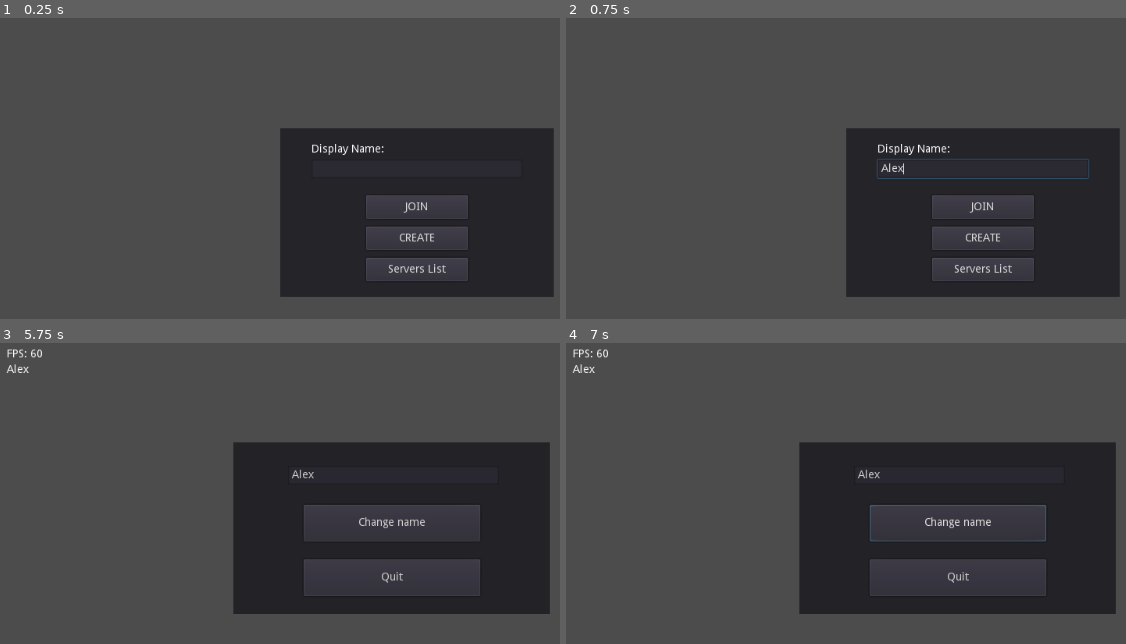
Above: before the commit, frames 1-4 (two rows, left to right).
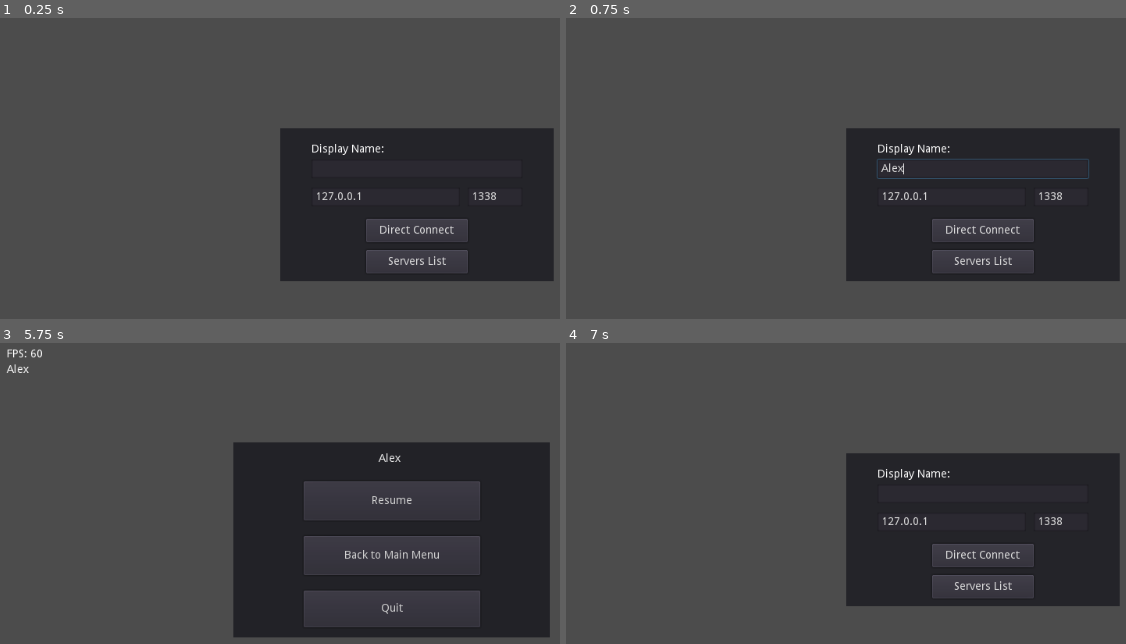
Above: after the commit, the same moments.

Repository: shryder/EpicHorrorGame
Game: Godot game, scene res://Scenes/GUI/MainMenu.tscn
The game is run twice, just before and just after one commit, with the same random seed, the same clock (stepped at 60 frames per second) and the same inputs.
Inputs (mouse positions are in pixels of both pictures, inside the frame that each line leads up to):
- Up to frame 1 (0.25 s): no input
- Up to frame 2 (0.75 s): click (980, 168) at 0.52 s; type "Alex" at 0.6 s
- Up to frame 3 (5.75 s): click "JOIN" (after the commit: "Direct Connect") at 1.25 s; tap Enter at 2 s; move the mouse to (442, 571) at 2.02 s; hold Shift (move_sprint) 2.03-2.78 s; hold Z (move_forward) from 2.03 s (still down); tap Space (move_jump) at 2.27, 3.02, 4.52, 5.27 s; tap R (restart) every 0.75 s from 2.75 to 5 s; move the mouse to (358, 577) at 2.77 s; tap Shift (move_sprint) at 2.85, 4.35 s; move the mouse to (420, 565) at 3.52 s; hold Shift (move_sprint) 3.53-4.28 s; move the mouse to (386, 583) at 4.27 s; move the mouse to (459, 580) at 5.02 s; hold Shift (move_sprint) from 5.03 s (still down); tap Escape (ui_cancel) at 5.65 s
- Up to frame 4 (7 s): release Z (move_forward) at 5.75 s; release Shift (move_sprint) at 5.75 s; click (958, 523) at 5.75 s, where only the run before the commit has a clickable "Change name"; click (958, 556) at 6.5 s, where only the run after the commit has a clickable "Back to Main Menu"

The runs differ from the first frame. In frame 1, 5.0% of the frame differs, in the area x 50-99%, y 57-93%; in frame 2, 5.0%; in frame 3, 10%; in frame 4, 12%, in the area x 1-99%, y 1-91%.

Commit message:
Cleaned code and separated some scenes and watnot

Diff:
--- a/Root.gd
+++ b/Root.gd
@@ -33,11 +33,6 @@
 	get_tree().change_scene("res://Scenes/GUI/MainMenu.tscn");
 
 func _process(delta):
-	$IngameHUD/FPSCounter.text = "FPS: " + str(Engine.get_frames_per_second());
-
-	if(Input.is_action_just_pressed("ui_cancel")):
-		toggleEscMenu();
-
 	if(Input.is_action_just_pressed("restart")):
 		get_tree().reload_current_scene();
 
@@ -130,23 +125,4 @@
 	players.erase(client_id);
 
 	# Delete player node
-	get_tree().get_node('/root/Root/World/Players/' + str(client_id)).free_queue();
-
-func toggleEscMenu():
-	if (!EscMenu.enabled or !(EscMenu.node is Node)):
-		Input.set_mouse_mode(Input.MOUSE_MODE_VISIBLE);
-
-		# Load and insert the Esc Scene if not available
-		if(!(EscMenu.node is Node)):
-			var menu_node = preload("res://Scenes/GUI/EscMenu.tscn").instance();
-			menu_node.set_name('EscMenu');
-			get_node('/root/Root').add_child(menu_node);
-			EscMenu.node = menu_node;
-
-		EscMenu.node.show();
-		EscMenu.enabled = true;
-	else:
-		Input.set_mouse_mode(Input.MOUSE_MODE_CAPTURED);
-
-		EscMenu.node.hide();
-		EscMenu.enabled = false;
+	get_tree().get_root().get_node('/root/Root/World/Players/' + str(client_id)).queue_free();
--- a/Root.tscn
+++ b/Root.tscn
@@ -1,9 +1,13 @@
-[gd_scene load_steps=3 format=2]
+[gd_scene load_steps=4 format=2]
 
 [ext_resource path="res://Root.gd" type="Script" id=1]
 [ext_resource path="res://Scenes/GUI/IngameHUD.tscn" type="PackedScene" id=2]
+[ext_resource path="res://Scenes/GUI/EscMenu.tscn" type="PackedScene" id=3]
 
 [node name="Root" type="Spatial"]
 script = ExtResource( 1 )
 
 [node name="IngameHUD" parent="." instance=ExtResource( 2 )]
+
+[node name="EscMenu" parent="." instance=ExtResource( 3 )]
+visible = false
--- a/Scenes/GUI/EscMenu.gd
+++ b/Scenes/GUI/EscMenu.gd
@@ -1,15 +1,30 @@
 extends Control
 
-signal displayname_changed;
+func _ready():
+	$Panel/Playername.text = $'/root/PlayerInfo'.player.display_name;
+	pass
 
-func _ready():
-	$Panel/DisplayName.text = $"/root/PlayerInfo".player.display_name;
+func _on_ResumeGame_pressed():
+	hide();
+
+func _on_BackToMainMenu_pressed():
+	get_tree().set_network_peer(null);
+	get_tree().change_scene("res://Scenes/GUI/MainMenu.tscn");
 
 func _on_QuitButton_pressed():
 	# TODO: Send network message
 	get_tree().set_network_peer(null);
 	get_tree().quit();
 
-func _on_ChangeName_pressed():
-	$"/root/PlayerInfo".player.display_name = $Panel/DisplayName.text;
-	emit_signal("displayname_changed", $Panel/DisplayName.text);
+func _input(event):
+	if event is InputEventKey:
+		if(event.is_action_pressed("ui_cancel")):
+			toggle();
+
+func toggle():
+	if is_visible():
+		Input.set_mouse_mode(Input.MOUSE_MODE_CAPTURED);
+		hide();
+	else:
+		Input.set_mouse_mode(Input.MOUSE_MODE_VISIBLE);
+		show();
--- a/Scenes/GUI/EscMenu.tscn
+++ b/Scenes/GUI/EscMenu.tscn
@@ -18,29 +18,38 @@
 margin_left = 300.0
 margin_top = 130.0
 margin_right = 705.0
-margin_bottom = 350.0
-
-[node name="DisplayName" type="LineEdit" parent="Panel"]
-margin_left = 70.0
-margin_top = 30.0
-margin_right = 340.0
-margin_bottom = 54.0
-caret_blink = true
-
-[node name="ChangeName" type="Button" parent="Panel"]
-margin_left = 90.0
-margin_top = 80.0
-margin_right = 316.0
-margin_bottom = 127.0
-text = "Change name"
+margin_bottom = 380.0
 
 [node name="QuitButton" type="Button" parent="Panel"]
 margin_left = 90.0
-margin_top = 150.0
+margin_top = 190.0
 margin_right = 316.0
-margin_bottom = 197.0
+margin_bottom = 237.0
 text = "Quit"
 
-[connection signal="text_changed" from="Panel/DisplayName" to="." method="_on_DisplayName_text_changed"]
-[connection signal="pressed" from="Panel/ChangeName" to="." method="_on_ChangeName_pressed"]
+[node name="BackToMainMenu" type="Button" parent="Panel"]
+margin_left = 90.0
+margin_top = 120.0
+margin_right = 316.0
+margin_bottom = 170.0
+text = "Back to Main Menu"
+
+[node name="ResumeGame" type="Button" parent="Panel"]
+margin_left = 90.0
+margin_top = 50.0
+margin_right = 316.0
+margin_bottom = 100.0
+text = "Resume"
+
+[node name="Playername" type="Label" parent="Panel"]
+margin_left = 160.0
+margin_top = 14.0
+margin_right = 241.0
+margin_bottom = 28.0
+text = "Player Name"
+align = 1
+valign = 1
+
 [connection signal="pressed" from="Panel/QuitButton" to="." method="_on_QuitButton_pressed"]
+[connection signal="pressed" from="Panel/BackToMainMenu" to="." method="_on_BackToMainMenu_pressed"]
+[connection signal="pressed" from="Panel/ResumeGame" to="." method="_on_ResumeGame_pressed"]
--- a/Scenes/GUI/IngameHUD.gd
+++ b/Scenes/GUI/IngameHUD.gd
@@ -2,3 +2,4 @@
 
 func _process(delta):
 	$DisplayName.text = $'/root/PlayerInfo'.player.display_name;
+	$FPSCounter.text = "FPS: " + str(Engine.get_frames_per_second());
--- a/Scenes/GUI/MainMenu.gd
+++ b/Scenes/GUI/MainMenu.gd
@@ -15,7 +15,7 @@
 
 func _on_Join_pressed():
 	var peer = NetworkedMultiplayerENet.new();
-	peer.create_client(SERVER_IP, SERVER_PORT);
+	peer.create_client($Panel/ServerIP.text, int($Panel/ServerPort.text));
 	get_tree().set_network_peer(peer);
 	get_tree().set_meta("network_peer", peer);
 	get_tree().change_scene("res://Root.tscn");
--- a/Scenes/GUI/MainMenu.tscn
+++ b/Scenes/GUI/MainMenu.tscn
@@ -14,7 +14,7 @@
 margin_left = 360.0
 margin_top = 144.0
 margin_right = 710.0
-margin_bottom = 360.0
+margin_bottom = 340.0
 
 [node name="DisplayNameLabel" type="Label" parent="Panel"]
 margin_left = 40.0
@@ -31,26 +31,34 @@
 
 [node name="Join" type="Button" parent="Panel"]
 margin_left = 110.0
-margin_top = 86.0
+margin_top = 116.0
 margin_right = 240.0
-margin_bottom = 116.0
-text = "JOIN"
-
-[node name="Create" type="Button" parent="Panel"]
-margin_left = 110.0
-margin_top = 126.0
-margin_right = 240.0
-margin_bottom = 156.0
-text = "CREATE"
+margin_bottom = 146.0
+text = "Direct Connect"
 
 [node name="ServersList" type="Button" parent="Panel"]
 margin_left = 110.0
-margin_top = 166.0
+margin_top = 156.0
 margin_right = 240.0
-margin_bottom = 196.0
+margin_bottom = 186.0
 text = "Servers List"
+
+[node name="ServerIP" type="LineEdit" parent="Panel"]
+margin_left = 40.0
+margin_top = 76.0
+margin_right = 230.0
+margin_bottom = 100.0
+text = "127.0.0.1"
+placeholder_text = "127.0.0.1"
+
+[node name="ServerPort" type="LineEdit" parent="Panel"]
+margin_left = 240.0
+margin_top = 76.0
+margin_right = 310.0
+margin_bottom = 100.0
+text = "1338"
+placeholder_text = "1338"
 
 [connection signal="text_changed" from="Panel/DisplayName" to="." method="_on_UserDisplayName_text_changed"]
 [connection signal="pressed" from="Panel/Join" to="." method="_on_Join_pressed"]
-[connection signal="pressed" from="Panel/Create" to="." method="_on_Create_pressed"]
 [connection signal="pressed" from="Panel/ServersList" to="." method="_on_ServersList_pressed"]
--- a/Singletons/Maps.gd
+++ /dev/null
@@ -1,14 +0,0 @@
-extends Node
-
-var maps = [{
-	display_name = 'Epic Map',
-	name = "Epic_Map",
-	spawn_points = [
-		Vector3(0, 5, 15),
-		Vector3(5, 5, 15),
-		Vector3(10, 5, 15)
-	]
-}];
-
-func _ready():
-	pass
--- a/project.godot
+++ b/project.godot
@@ -22,7 +22,6 @@
 [autoload]
 
 PlayerInfo="*res://Singletons/PlayerInfo.gd"
-Maps="*res://Singletons/Maps.gd"
 
 [input]
 
